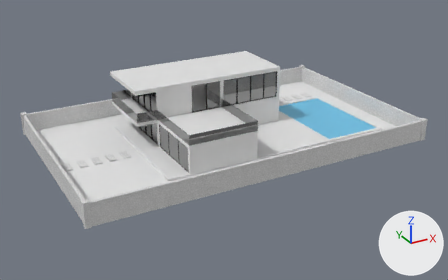
The FBX model Assets/Asset/Blender/Map.fbx: old version first, new version second.
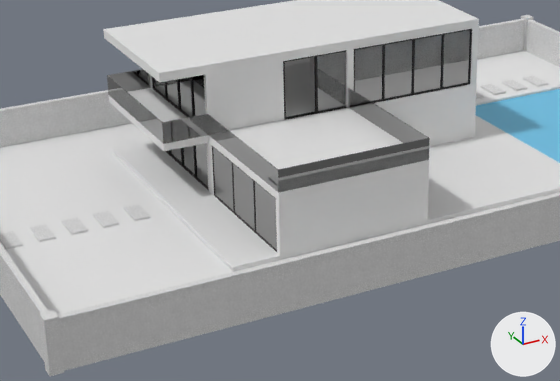
There are two pictures of each version: one whole from a 50 mm camera at (-40.3, -74.1, 36.4) aimed at (-0.5, -1.6, 0.1), one close up on the part from 14% to 71% of the width and 21% to 83% of the height. Every picture has the same lights, and +X, +Y and +Z are marked at lower right. The first two pictures are the older version. Where no turn or scale is listed for an object, it has been applied to the vertices.

Before the edit, the objects in view are built like this:
```python
me_cube = bpy.data.meshes.new('Cube')
me_cube.from_pydata(...)  # a box spanning x -0.4..0.4, y -0.4..0.4, z -1.0..2.2; a box spanning x 49.6..50.4, y -0.4..0.4, z -1.0..2.2; a box spanning x -0.4..0.4, y 29.6..30.4, z -1.0..2.2; a box spanning x 49.6..50.4, y 29.6..30.4, z -1.0..2.2
me_cube.materials.append(mat_tuong_be_tong)  # picture img_9_3_1_b_jpg
me_plane_019 = bpy.data.meshes.new('Plane.019')
me_plane_019.from_pydata(...)  # 24 vertices, 21 faces; spans x -8.6..11.1, y -1.2..8.6, z -0.2..0.2
me_plane_019.materials.append(mat_nen_nha)  # its picture is missing
me_plane_026 = bpy.data.meshes.new('Plane.026')
me_plane_026.from_pydata(...)  # 40 vertices, 40 faces; spans x -0.06..5.0, y -0.1..0.1, z -2.01..2.0
# faces by material slot: [34, 6]
me_plane_026.materials.append(mat_khung_cua)  # black #000000
me_plane_026.materials.append(mat_kinh)  # grey #9b9b9b
ob_cot = bpy.data.objects.new('Cot', me_cube)
ob_cot.location = (-25.0, -15.0, 1.0)
ob_plane_001 = bpy.data.objects.new('Plane.001', me_plane_019)
ob_plane_001.location = (-1.31, 1.31, 4.42)
ob_plane_006 = bpy.data.objects.new('Plane.006', me_plane_026)
ob_plane_006.location = (-4.64, 0.17, 6.6)
ob_plane_006.scale = (0.931, 1.0, 1.0)
# also in view: 'TuongBetong' at (0.0, 0.0, 1.5); 'Plane.012' at (-1.5, 0.2, 4.3); 'Co' at (0.0, 0.0, 0.3); 'Cua_1' at (-9.9, -5.0, 2.4); 'Plane.007' at (-6.5, 0.0, 5.3)
```
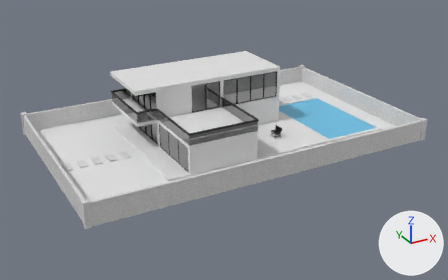
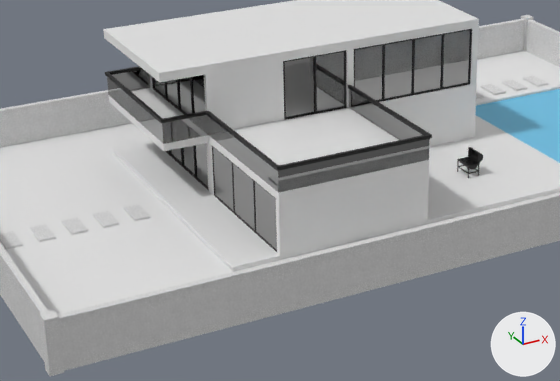
Changed parts and their boxes (x1, y1, x2, y2) in the close-ups (560 x 381 px):
'Plane.008', added: after (105, 66, 432, 171)
'Plane.006', rescaled: (283, 50, 347, 120) in both
'Bep nuong', added: after (457, 147, 483, 178)

The edits, one by one:
Mesh me_cylinder_002 is new.
It has 272 vertices, 154 faces and spans x -0.79..0.36, y -0.67..0.67, z -0.89..0.72.
It uses material mat_khung_cua (black #000000).
Mesh me_plane_027_1 is new.
It has 32 vertices, 30 faces and spans x -13.1..0.1, y -10.1..10.1, z 6.0..6.2.
It uses material mat_khung_cua (black #000000).
Object 'Plane.006' (ob_plane_006) is rescaled from (0.931, 1.0, 1.0) to (0.898, 1.0, 1.0).
Object 'Bep nuong' (ob_bep_nuong) is new; it shows me_cylinder_002.
Its location is (6.44, -5.19, 1.48).
Object 'Plane.008' (ob_plane_008) is new; it shows me_plane_027_1.
Its location is (0.0, 0.0, 0.0).
